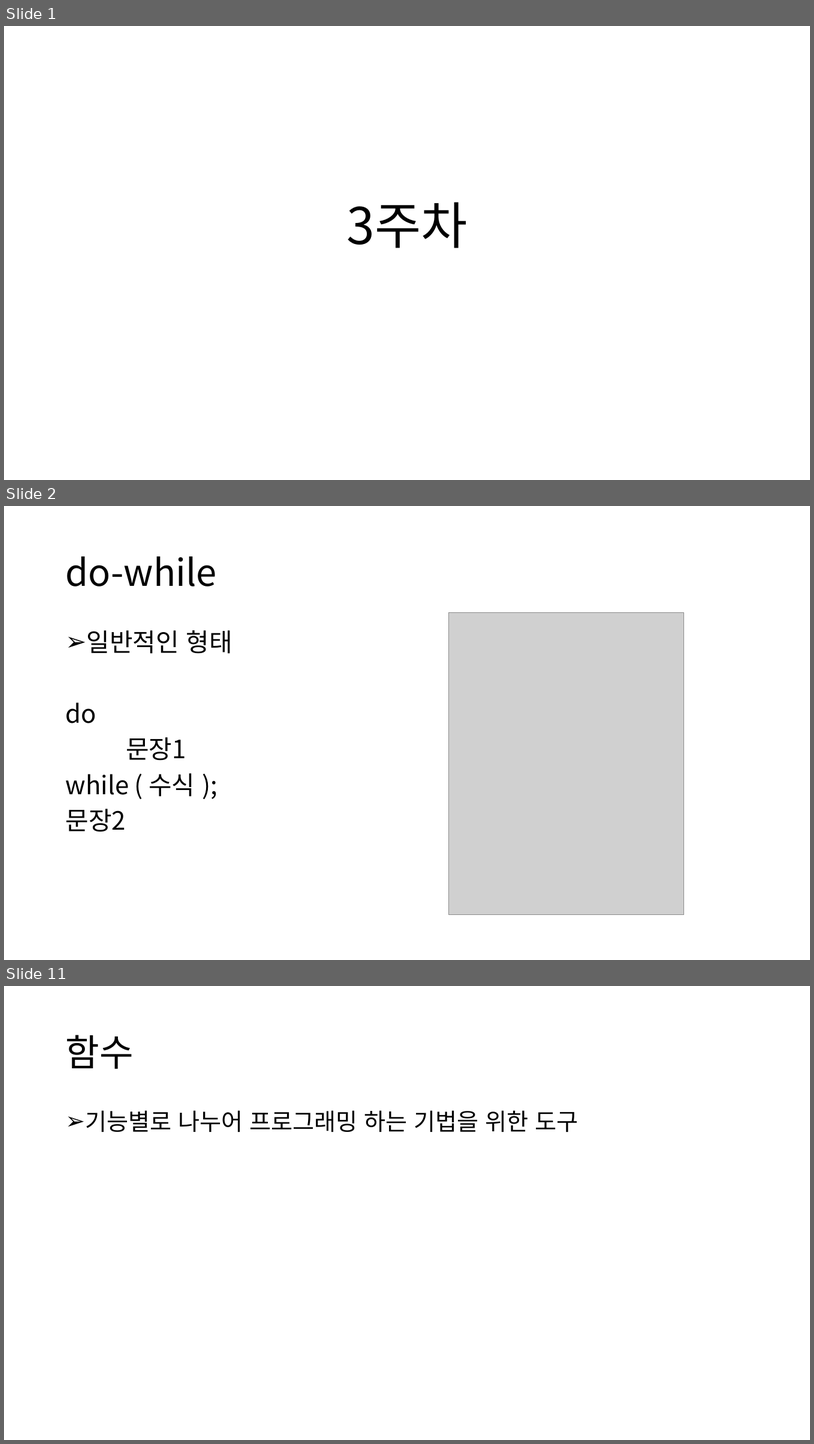
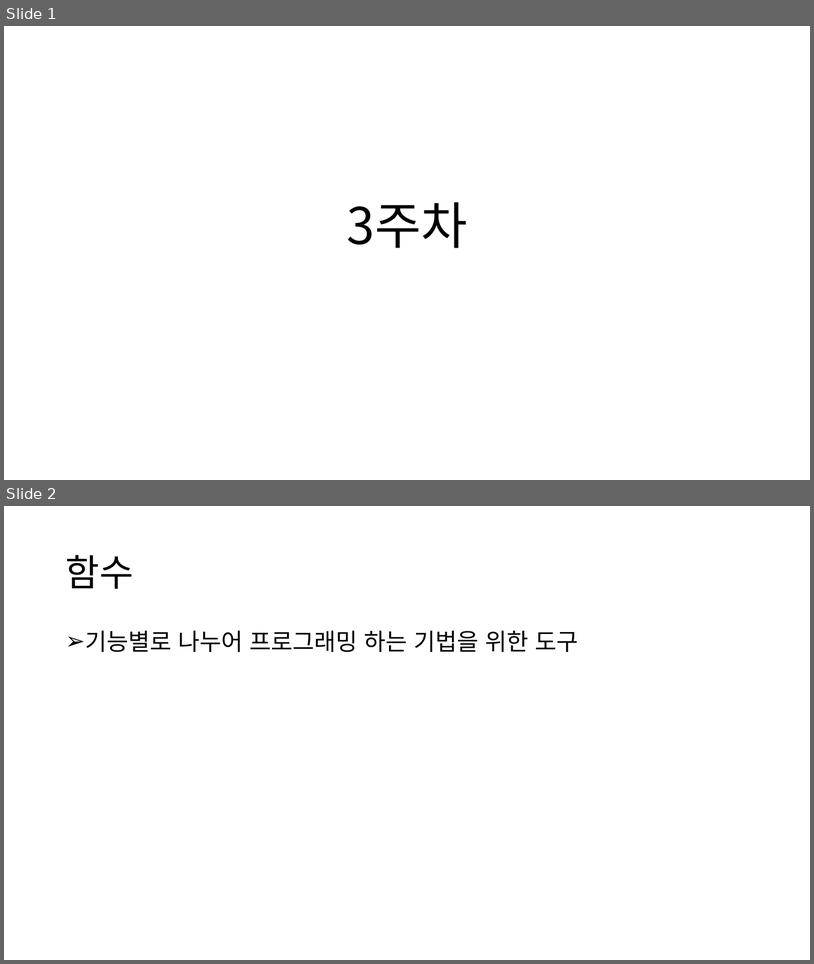
Before and after one commit to chohanjoo/C_Study, a slide deck: c언어 교제3.pptx. Shown one above the other, each under a label of ours: slides 1, 2 and 11 before the commit, slides 1 and 2 after it; the slides between them are not shown. The pictures are 814x1444 and 814x964 pixels, drawn with LibreOffice and Linux fonts; fonts in the diff are those of the drawing; grey boxes stand for pictures. Boxes give left, top, right and bottom in pixels: in the first picture for what was removed or moved away, otherwise in the second. Text is boxed around its words. In the diff, an @@ line names an element or a change of style, - is before the commit and + after.

```diff
--- a/c언어 교제3.pptx
+++ b/c언어 교제3.pptx
@@ slide 2 removed at (4, 506, 810, 960), background #FFFFFF @@
@@ title removed at (65, 556, 217, 586) @@
-do-while
@@ picture removed at (449, 612, 684, 915) @@
@@ text removed at (65, 630, 233, 832) @@
-➢ 일반적인 형태
-do
-문장1
-while ( 수식 );
-문장2
@@ what was slide 11 is now slide 2 @@
```
Also in this commit, not shown: 8 other slides removed, 7 other files.
